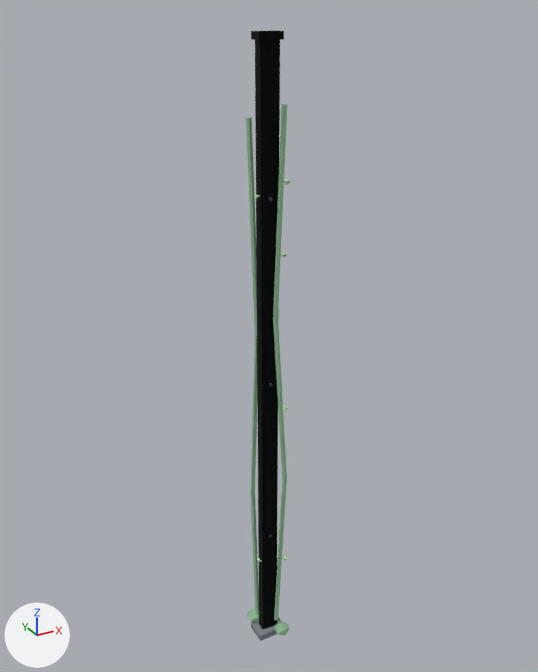
Before and after pictures for a commit that changed the glTF model godot/assets/models/tt_cab_dress_vine.glb.
Both versions are drawn from a 50 mm lens placed at (-1.38, -2.51, 2.87), pointed at (0.04, 0.07, 1.58). Every picture has the same lights, and +X, +Y and +Z are marked at lower left. The picture after the commit comes second. Objects named as collision shapes, trigger or cutter boxes, shadow casters or lower levels of detail are left out. Vertices at exactly the same position are counted once.

Objects in the first picture: 'Plate', 'VineLeaves', 'VineStem' and 3 more.
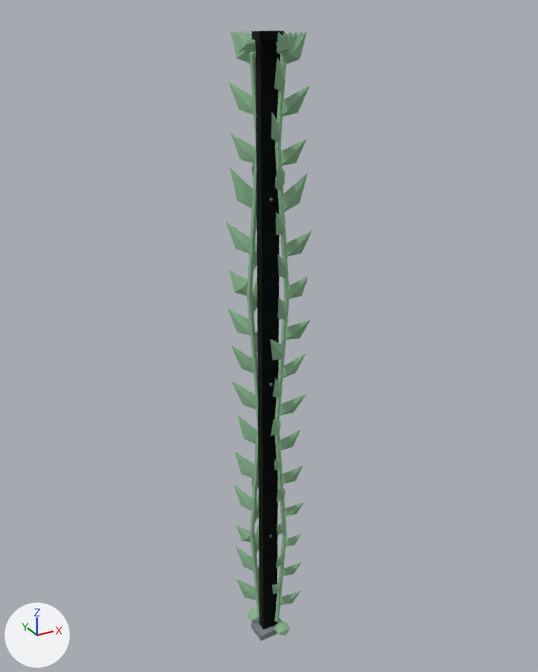
Pixel boxes [x1, y1, x2, y2] of what changed, in the pictures (538 x 672 px; the box of a moved part takes in the faces that stretch with it):
'VineLeaves', reshaped (129% wider, 50% taller)
    before: [254, 179, 291, 562]
    after: [226, 30, 312, 605]
'VineStem', reshaped (11% taller)
    before: [246, 104, 287, 620]
    after: [247, 51, 289, 622]
part 1 of me_vinestem, reshaped
    before: [246, 104, 287, 620]
    after: [247, 55, 289, 622]
part 2 of me_vineleaves, moved or reshaped
    before: [282, 555, 287, 560]
    after: [285, 534, 301, 547]
part 3 of me_vineleaves, added
    after: [284, 502, 304, 516]
part 4 of me_vineleaves, added
    after: [287, 277, 308, 299]
part 5 of me_vineleaves, moved or reshaped
    before: [254, 194, 260, 199]
    after: [284, 32, 307, 64]
part 6 of me_vineleaves, moved or reshaped
    before: [281, 252, 287, 257]
    after: [278, 32, 289, 54]
part 7 of me_vineleaves, moved or reshaped
    before: [284, 179, 291, 185]
    after: [297, 31, 303, 38]
part 8 of me_vineleaves, moved or reshaped
    before: [257, 558, 262, 562]
    after: [236, 525, 251, 542]
part 9 of me_vineleaves, added
    after: [234, 485, 252, 510]
part 10 of me_vineleaves, moved or reshaped
    before: [283, 405, 288, 409]
    after: [229, 270, 248, 296]
part 11 of me_vineleaves, added
    after: [231, 134, 255, 163]
part 12 of me_vineleaves, added
    after: [231, 31, 250, 63]
part 13 of me_vineleaves, added
    after: [234, 31, 253, 53]
part 14 of me_vineleaves, added
    after: [277, 32, 286, 54]
part 15 of me_vineleaves, added
    after: [226, 30, 312, 605]

What changed in the scene script:
```text
Change me_vineleaves:
    remove me_vineleaves.from_pydata(...)  # 36 vertices, 48 faces; spans x -0.05..0.06, y -0.11..0.03, z 0.44..2.28
    remove me_vineleaves.materials.append(mat_tt_leaflight)  # green #b4d4a2
    add me_vineleaves.from_pydata(...)  # 408 vertices, 544 faces; spans x -0.12..0.12, y -0.14..0.14, z 0.17..2.8
    me_vineleaves part 2: the loose piece of 6 vertices spanning x 0.03..0.06, y -0.11..-0.06, z 0.49..0.51 is multiplied about its middle by the matrix ((1.58, -0.671, 1.634), (-0.808, 1.675, 1.469), (-1.571, -1.536, 0.888)), then moved by (0.04, 0.01, 0.08), in mat_tt_leaf (greyish green #8ebc94)
    me_vineleaves part 3: the loose piece of 6 vertices spanning x 0.03..0.06, y -0.11..-0.06, z 0.49..0.51 is copied, and the copy is multiplied about its middle by the matrix ((1.879, -0.243, 2.183), (-1.222, 2.271, 1.305), (-1.825, -1.771, 1.373)), then moved by (0.03, -0.01, 0.27), in mat_tt_leaf (greyish green #8ebc94); it spans x 0.05..0.11, y -0.14..-0.05, z 0.71..0.83
    me_vineleaves part 4: the loose piece of 6 vertices spanning x 0.03..0.06, y -0.11..-0.06, z 0.49..0.51 is copied, and the copy is multiplied about its middle by the matrix ((1.888, -0.531, 1.841), (-1.002, 1.929, 1.585), (-1.633, -1.798, 1.156)), then moved by (0.04, 0.0, 1.34), in mat_tt_leaf (greyish green #8ebc94); it spans x 0.05..0.12, y -0.11..-0.05, z 1.79..1.9
    me_vineleaves part 5: the loose piece of 6 vertices spanning x -0.05..-0.03, y -0.01..0.03, z 2.2..2.22 is multiplied about its middle by the matrix ((1.626, -0.325, 2.131), (-1.436, 1.828, 1.374), (-1.608, -1.96, 0.928)), then moved by (0.1, -0.09, 0.53), in mat_tt_leaf (greyish green #8ebc94)
    me_vineleaves part 6: the loose piece of 6 vertices spanning x 0.02..0.04, y -0.1..-0.06, z 1.98..2.0 is multiplied about its middle by the matrix ((-1.907, 0.619, 0.135), (-0.062, 0.245, -1.994), (-0.631, -1.897, -0.213)), then moved by (0.0, 0.02, 0.77), in mat_tt_leaf (greyish green #8ebc94)
    me_vineleaves part 7: the loose piece of 6 vertices spanning x 0.03..0.05, y -0.11..-0.06, z 2.26..2.28 is multiplied about its middle by the matrix ((1.813, -0.815, 0.676), (0.152, 1.527, 1.433), (-1.048, -1.189, 1.378)), then moved by (0.03, 0.01, 0.48), in mat_tt_leaf (greyish green #8ebc94)
    me_vineleaves part 8: the loose piece of 6 vertices spanning x -0.05..-0.03, y -0.01..0.03, z 0.44..0.46 is multiplied about its middle by the matrix ((-1.928, 0.901, -1.043), (0.065, -1.732, -1.616), (-1.376, -1.343, 1.385)), then moved by (-0.04, 0.07, 0.13), in mat_tt_leaf (greyish green #8ebc94)
    me_vineleaves part 9: the loose piece of 6 vertices spanning x 0.03..0.05, y -0.11..-0.06, z 2.26..2.28 is copied, and the copy is multiplied about its middle by the matrix ((-2.565, 0.637, -1.17), (0.143, -2.392, -1.616), (-1.324, -1.492, 2.091)), then moved by (-0.12, 0.18, -1.51), in mat_tt_leaf (greyish green #8ebc94); it spans x -0.11..-0.05, y 0.05..0.14, z 0.71..0.83
    me_vineleaves part 10: the loose piece of 6 vertices spanning x 0.03..0.05, y -0.11..-0.06, z 1.3..1.32 is multiplied about its middle by the matrix ((-1.3, 0.341, -2.33), (1.647, -1.771, -1.178), (-1.683, -1.996, 0.647)), then moved by (-0.12, 0.17, 0.53), in mat_tt_leaf (greyish green #8ebc94)
    me_vineleaves part 11: the loose piece of 6 vertices spanning x 0.03..0.06, y -0.11..-0.06, z 0.49..0.51 is copied, and the copy is multiplied about its middle by the matrix ((-1.803, 0.616, -2.093), (1.046, -2.138, -1.53), (-1.914, -1.749, 1.135)), then moved by (-0.1, 0.17, 1.88), in mat_tt_leaf (greyish green #8ebc94); it spans x -0.1..-0.03, y 0.04..0.12, z 2.33..2.44
    me_vineleaves part 12: the loose piece of 6 vertices spanning x -0.05..-0.03, y -0.01..0.03, z 2.2..2.22 is copied, and the copy is multiplied about its middle by the matrix ((-1.626, 0.325, -2.131), (1.436, -1.828, -1.374), (-1.608, -1.96, 0.928)), then moved by (-0.02, 0.07, 0.53), in mat_tt_leaf (greyish green #8ebc94); it spans x -0.1..-0.03, y 0.05..0.11, z 2.69..2.8
    me_vineleaves part 13: the loose piece of 6 vertices spanning x -0.05..-0.03, y -0.01..0.03, z 2.2..2.22 is copied, and the copy is multiplied about its middle by the matrix ((-1.205, 0.43, -1.665), (1.064, -1.411, -1.135), (-1.351, -1.494, 0.592)), then moved by (-0.02, 0.06, 0.55), in mat_tt_leaf (greyish green #8ebc94); it spans x -0.09..-0.03, y 0.04..0.09, z 2.72..2.8
    me_vineleaves part 14: the loose piece of 6 vertices spanning x 0.03..0.05, y -0.11..-0.06, z 2.26..2.28 is copied, and the copy is multiplied about its middle by the matrix ((-1.228, 1.435, 0.918), (-1.038, 0.268, -1.806), (-1.351, -1.51, 0.552)), then moved by (-0.03, 0.02, 0.49), in mat_tt_leaf (greyish green #8ebc94); it spans x -0.01..0.05, y -0.09..-0.04, z 2.72..2.8
    me_vineleaves part 15: 318 vertices added at x -0.12..0.12, y -0.14..0.14, z 0.17..2.8
    other edits to the shape of me_vineleaves do not show in these pictures
    add me_vineleaves.materials.append(mat_tt_leaf)  # greyish green #8ebc94
Change me_vinestem:
    remove me_vinestem.from_pydata(...)  # 68 vertices, 120 faces; spans x -0.06..0.07, y -0.06..0.07, z 0.08..2.55
    add me_vinestem.from_pydata(...)  # 636 vertices, 1200 faces; spans x -0.07..0.07, y -0.06..0.06, z 0.07..2.73
    me_vinestem part 1: 61 vertices removed from x -0.06..0.07, y -0.06..0.07, z 0.08..2.55; 209 vertices added at x -0.07..0.07, y -0.06..0.06, z 0.07..2.72
    other edits to the shape of me_vinestem do not show in these pictures
```
